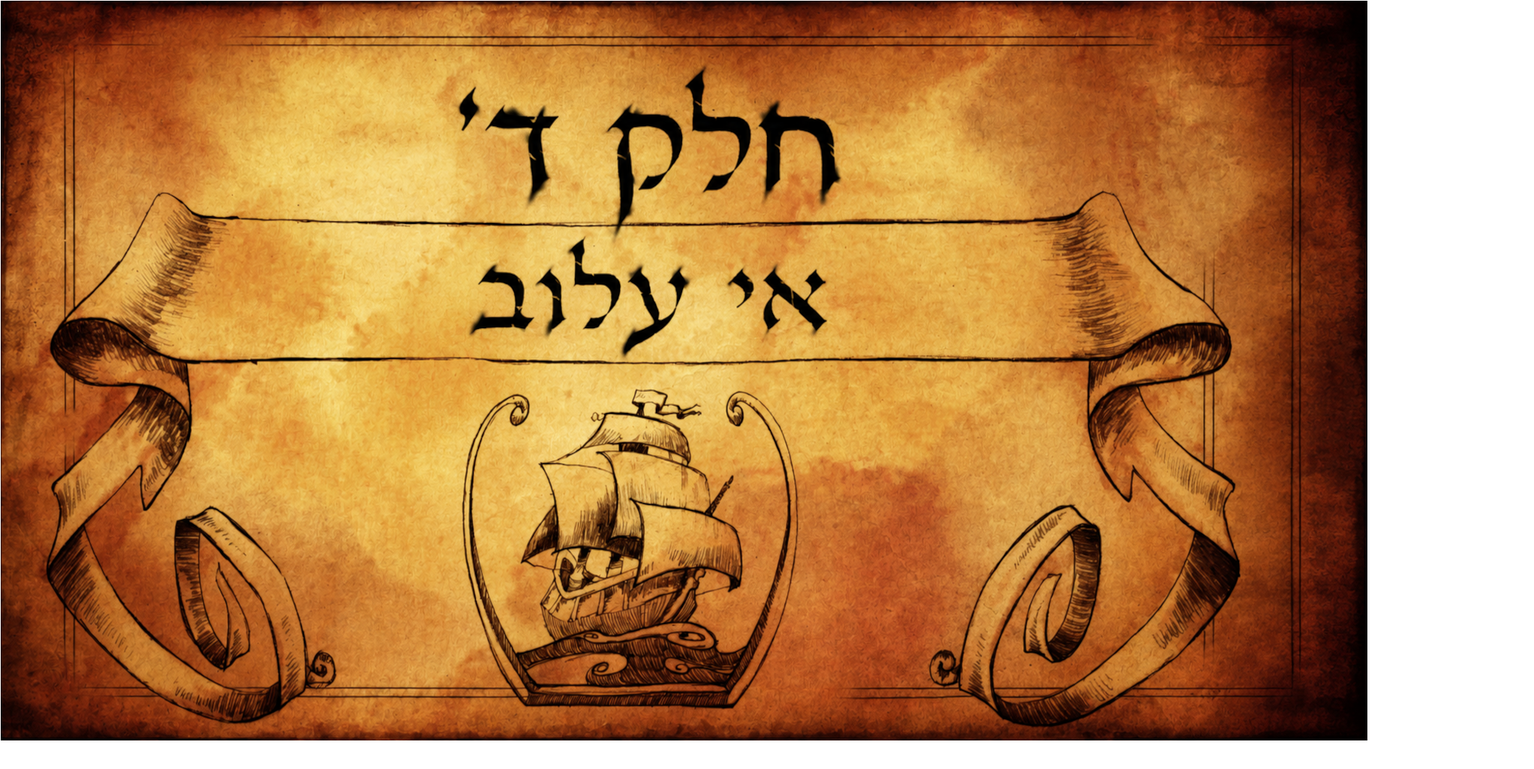
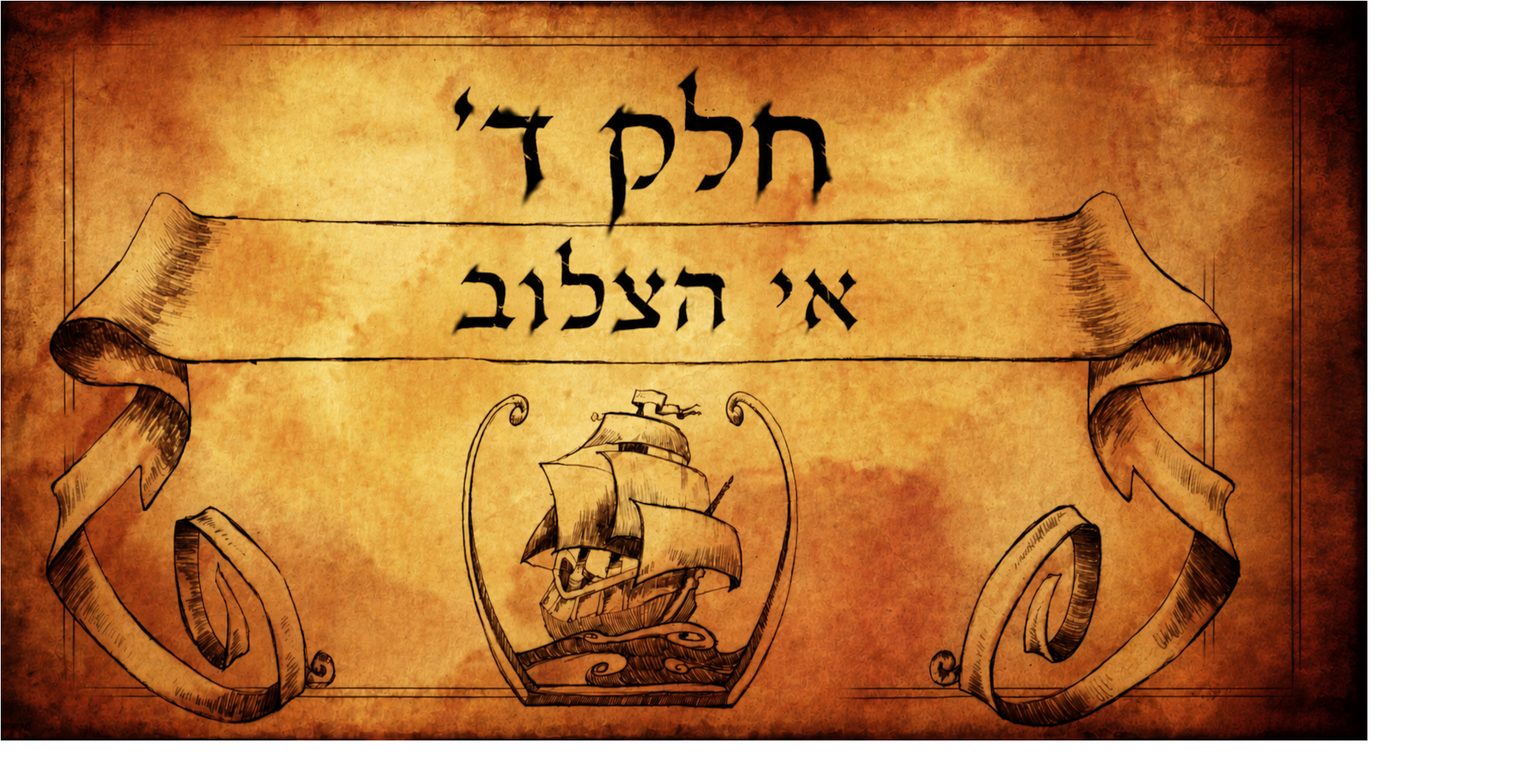
The second w=1534, h=769 image is a revision of the first. Changes to its layers:
renamed "images_mi2__en__rooms__images__84_part4__layer0.png copy" to "ChatGPT Image Aug 19, 2026, 10_48_15 AM.png copy", painted on it over [0, 0, 1368, 741]
